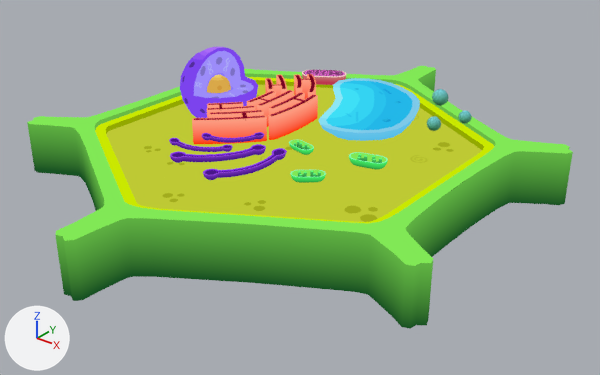
The glTF model public/assets/celula-vegetal/model.glb: old version first, new version second.
Camera for both pictures: a 50 mm camera at (0.225, -0.282, 0.175) aimed at (0.005, -0.007, 0.005). Lighting does not change. The marker at lower left points along +X, +Y and +Z. Where no turn or scale is listed for an object, it has been applied to the vertices.

In view in the first picture: 'Cloroplasto.001', 'Membrana', 'Nucleo', 'Reticulo.001', 'Reticulo.003', 'Reticulo.004', 'Ribosoma', 'Ribosoma.001', 'Ribosoma.002', 'Vacuola', 'golgi.001', 'golgi.002'.
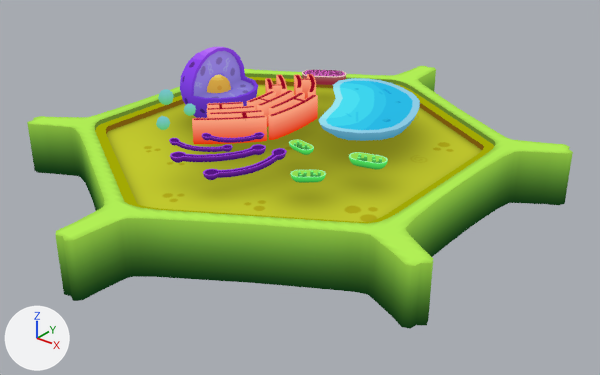
ob_ribosomas_c is not drawn itself; it is the parent of ob_ribosoma_bone_001, ob_ribosoma_bone, ob_ribosoma_bone_002.

Edits to the scene script, one JSON object a line:
```json
{"op": "add", "block": "img_basecolor_5", "code": ["img_basecolor_5 = load_image('BaseColor_5', '_unpacked/BaseColor_5', 512, 512, 'sRGB')"]}
{"op": "add", "block": "img_basecolor_3", "code": ["img_basecolor_3 = load_image('BaseColor_3', '_unpacked/BaseColor_3', 512, 512, 'sRGB')"]}
{"op": "add", "block": "img_basecolor_4", "code": ["img_basecolor_4 = load_image('BaseColor_4', '_unpacked/BaseColor_4', 512, 512, 'sRGB')"]}
{"op": "add", "block": "img_basecolor_8", "code": ["img_basecolor_8 = load_image('BaseColor_8', '_unpacked/BaseColor_8', 512, 512, 'sRGB')"]}
{"block": "mat_ribosoma_002", "change": "nodes: BsdfPrincipled, OutputMaterial, TexImage"}
{"block": "mat_ribosoma_002", "change": "uses the picture img_animal_ribosoma_albedotransparency"}
{"block": "mat_ribosoma_002", "change": "nodes: BsdfTransparent, Emission, LightPath, MixShader, OutputMaterial, TexImage"}
{"block": "mat_ribosoma_002", "change": "uses the picture img_basecolor_8"}
{"block": "mat_material_005", "where": "n5 = _N.new('ShaderNodeTexImage'); n5.name = 'Image Texture'"}
{"op": "set", "path": "n5.image", "old": "img_nucleocolor", "new": "img_basecolor_4"}
{"block": "mat_material_003", "where": "n5 = _N.new('ShaderNodeTexImage'); n5.name = 'Image Texture'"}
{"op": "set", "path": "n5.image", "old": "img_vacuolacolor", "new": "img_basecolor_3"}
{"block": "mat_membrana", "where": "n5 = _N.new('ShaderNodeTexImage'); n5.name = 'Image Texture'"}
{"op": "set", "path": "n5.image", "old": "img_membranacolor", "new": "img_basecolor_5"}
{"op": "set", "path": "ob_ribosomas_c.location", "old": "(0.0481, 0.0223, -0.0618)", "new": "(0.041, -0.0371, 0.0472)"}
{"op": "set", "path": "ob_ribosomas_c.rotation_euler", "old": "(2.695, 0.0, 0.0)", "new": "(-2.867, 0.0, 0.0)", "note": "degrees (154, 0, 0) -> degrees (-164, 0, 0)"}
```

Pixel boxes [x1, y1, x2, y2] of what changed, in the pictures (600 x 375 px):
```json
{"object": "Membrana", "change": "surface changed", "before": [27, 66, 573, 328], "after": [27, 66, 573, 328]}
{"object": "Vacuola", "change": "surface changed", "before": [319, 78, 420, 141], "after": [319, 78, 420, 141]}
{"object": "Nucleo", "change": "surface changed", "before": [180, 47, 258, 118], "after": [180, 47, 258, 118], "on screen": "blue to purple"}
{"object": "Ribosoma.002", "change": "surface changed, moved, turned", "before": [432, 89, 449, 106], "after": [158, 89, 174, 105]}
{"object": "Ribosoma", "change": "surface changed, moved, turned", "before": [427, 116, 441, 131], "after": [156, 116, 170, 130]}
{"object": "Ribosoma.001", "change": "surface changed, moved, turned", "before": [458, 110, 472, 124], "after": [184, 104, 196, 116]}
```
